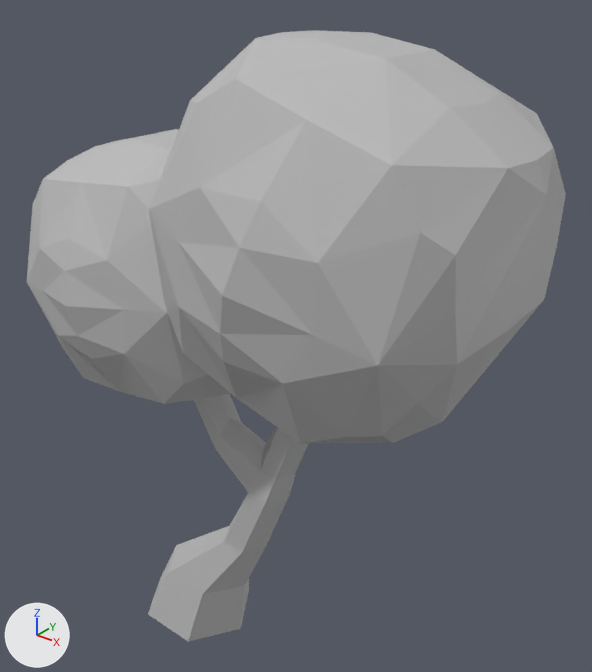
Before and after pictures for a commit that changed the FBX model Assets/Models/tree.fbx.
The view is the same before and after, from a 50 mm lens placed at (-2.21, -0.59, 6.39), pointed at (-6.1, 4.27, 3.38). Every picture has the same lights, and +X, +Y and +Z are marked at lower left. Where no turn or scale is listed for an object, it has been applied to the vertices.

Objects in the first picture: 'tree', 'tree1', 'tree_stump'.
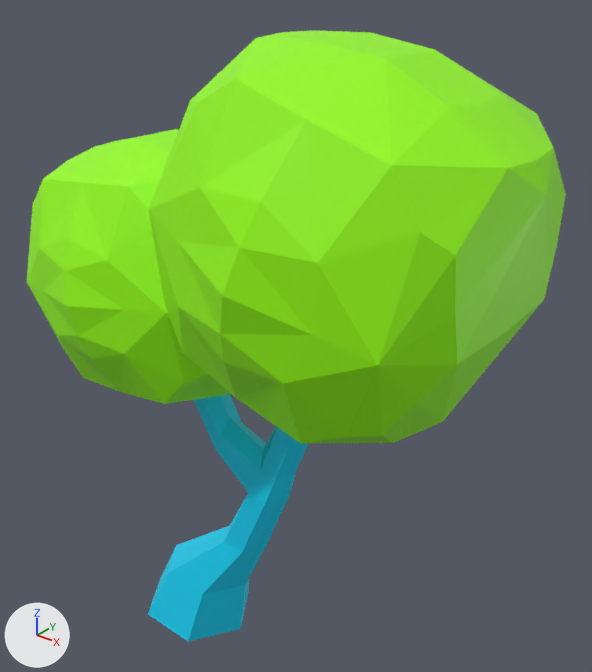
The change, as JSON lines over the scene's bpy script:
```json
{"op": "add", "block": "mat_bush", "code": ["mat_bush = principled_material('bush')", "mat_bush.base_color = (0.311, 1.0, 0.0)  # green #97ff00"]}
{"op": "add", "block": "mat_stump", "code": ["mat_stump = principled_material('stump')", "mat_stump.base_color = (0.0, 0.647, 0.934)  # cyan #00d2f7"]}
{"block": "me_mesh", "where": "me_mesh.from_pydata(...)  # 102 vertices, 192 faces; spans x -1.34..1.34, y -1.34..1.34, z -1.33..1.33"}
{"op": "remove", "block": "me_mesh", "code": "me_mesh.materials.append(mat_phong1)  # grey #bcbcbc"}
{"op": "add", "block": "me_mesh", "code": "me_mesh.materials.append(mat_bush)  # green #97ff00"}
{"block": "me_mesh_001", "where": "me_mesh_001.from_pydata(...)  # 55 vertices, 52 faces; spans x -1.19..1.16, y -0.46..0.46, z -1.74..1.97"}
{"op": "remove", "block": "me_mesh_001", "code": "me_mesh_001.materials.append(mat_phong1)  # grey #bcbcbc"}
{"op": "add", "block": "me_mesh_001", "code": "me_mesh_001.materials.append(mat_stump)  # cyan #00d2f7"}
{"block": "me_mesh_002", "where": "me_mesh_002.from_pydata(...)  # 102 vertices, 192 faces; spans x -1.15..1.15, y -1.13..1.13, z -1.1..1.1"}
{"op": "remove", "block": "me_mesh_002", "code": "me_mesh_002.materials.append(mat_phong1)  # grey #bcbcbc"}
{"op": "add", "block": "me_mesh_002", "code": "me_mesh_002.materials.append(mat_bush)  # green #97ff00"}
```

What differs and where, as boxes (x1, y1, x2, y2) in the pictures (592 x 672 px):
```json
{"object": "tree", "change": "recoloured", "before": [149, 30, 566, 444], "after": [149, 30, 566, 444], "on screen": "grey to green"}
{"object": "tree1", "change": "recoloured", "before": [27, 129, 231, 404], "after": [27, 129, 231, 404], "on screen": "grey to green"}
{"object": "tree_stump", "change": "recoloured", "before": [148, 394, 308, 642], "after": [148, 394, 308, 642], "on screen": "grey to cyan"}
```
